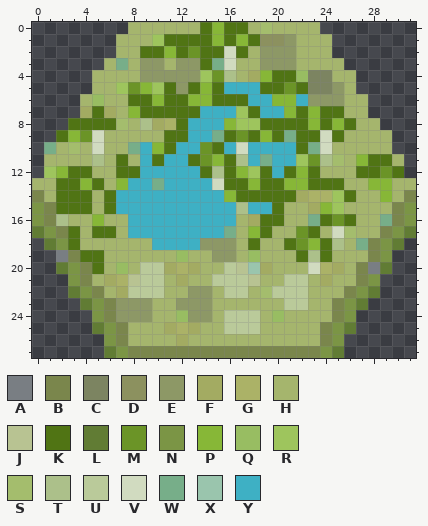
Pixel-art sprite, stored at Images/TileSets/FantasyHex/Tiles/Hidden Lake.png. The picture above was drawn from the file before the commit.
The file is 32x28 pixels. Colours within 5 levels of each other are drawn and written as one.
Palette (. is transparent): A #797e83  B #7a864c  C #7c8461  D #8c915f  E #8d9866  F #a3ab62  G #abb267  H #a5b56d  J #b8c392  K #507414  L #617c34  M #6b9427  N #7b9545  P #87b737  Q #98bd62  R #9ec55d  S #a4bd6d  T #acc08a  U #baca9a  V #d1dbc0  W #77ae89  X #9ac5ad  Y #3eb0c4
New version:
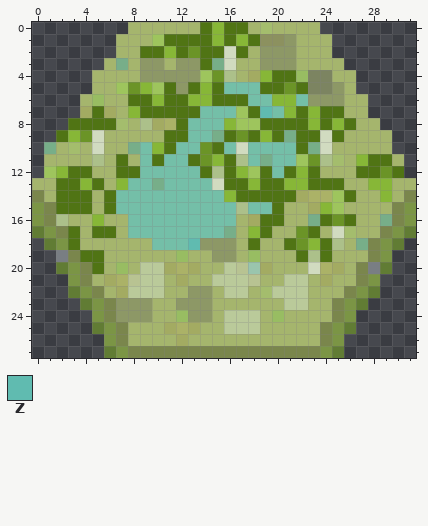
Colours new in this view: Z #60bbb0
Difference:
colour Y: #3eb0c4 -> #74bfa8
Changed rows in their new state; - is a pixel that keeps its letter.
first column x 19:
 7 Z
first column x 13:
18 Z
